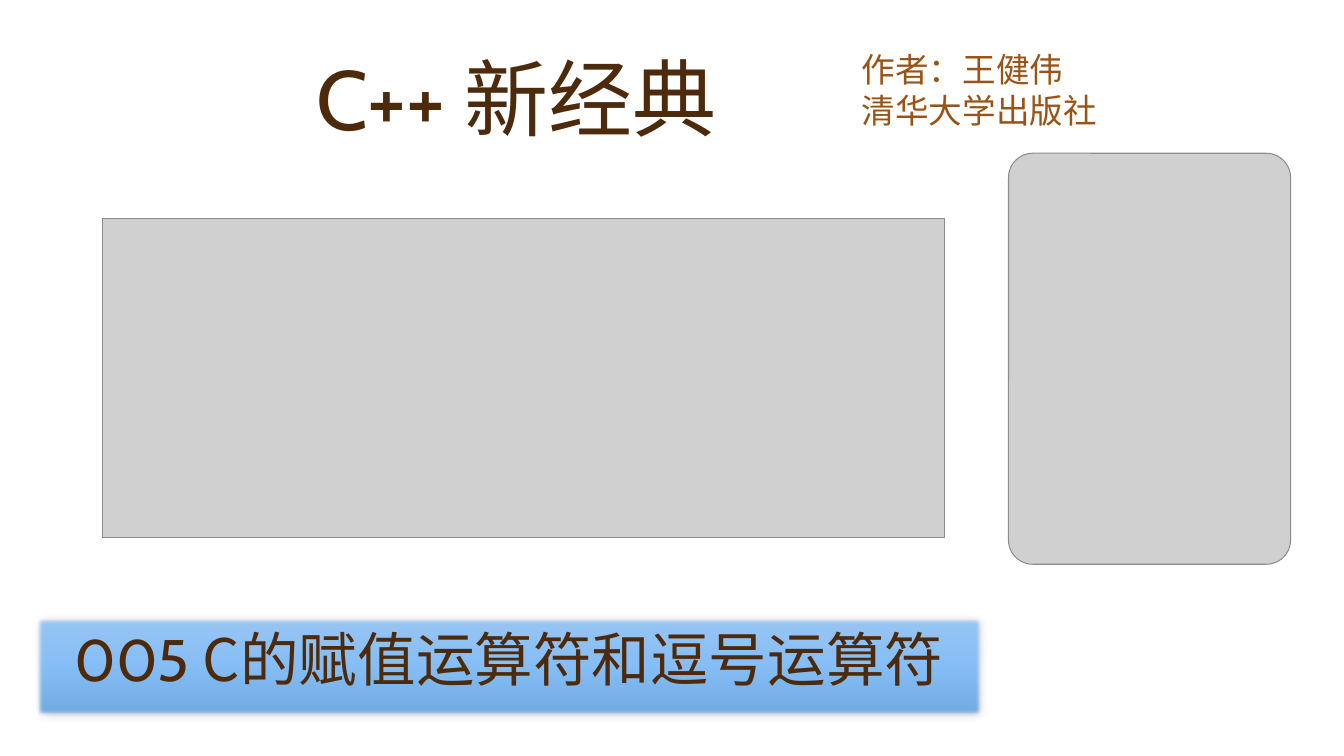
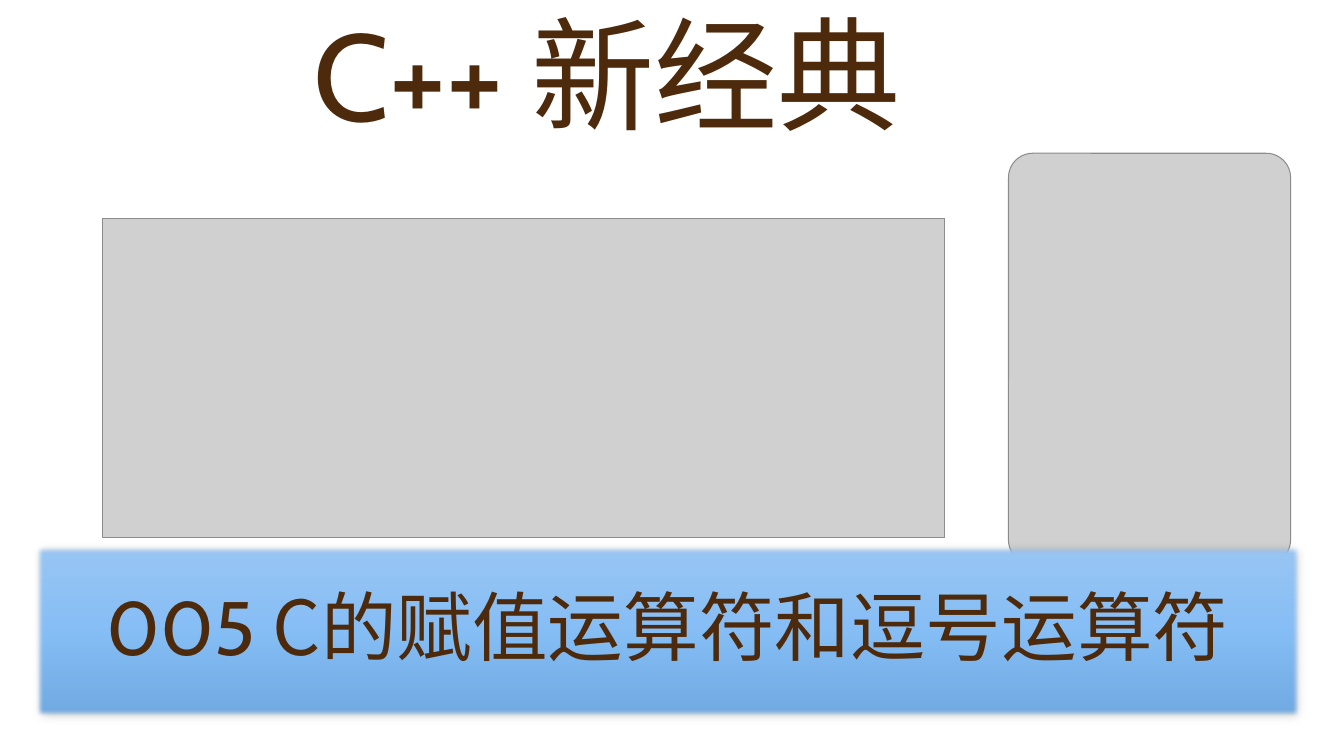
Before and after one commit to yasenstar/learn_cpp, a slide deck: slide 5 of cpp_new/C++ 新经典.pptx. Drawn at 1344x756 pixels with LibreOffice and Linux fonts; fonts in the diff are those of the drawing; grey boxes stand for pictures; background and template pictures are left out. Boxes give left, top, right and bottom in pixels: in the first picture for what was removed or moved away, otherwise in the second. Text is boxed around its words. In the diff, an @@ line names an element or a change of style, - is before the commit and + after.

```diff
--- a/cpp_new/C++ 新经典.pptx
+++ b/cpp_new/C++ 新经典.pptx
@@ title "C++ 新经典": place and size @@
-title "C++ 新经典" at [316,59,717,137]
+title "C++ 新经典" at [314,17,902,131]
@@ title "C++ 新经典" at [314,17,902,131]: size 60 to 88 pt; alignment left to centre @@
@@ subtitle removed at [862,53,1097,126] @@
-作者：王健伟
-清华大学出版社
@@ rectangle "005 C的赋值运算符和逗号运算符": place and size @@
-rectangle "005 C的赋值运算符和逗号运算符" at [36,616,983,717]
+rectangle "005 C的赋值运算符和逗号运算符" at [36,546,1300,718]
@@ rectangle "005 C的赋值运算符和逗号运算符" at [36,546,1300,718]: size 41.9 to 54 pt; line spacing 0.7 to 0.9 @@
```
Also in this commit, not shown: 2 other slides changed, 21 other files.
